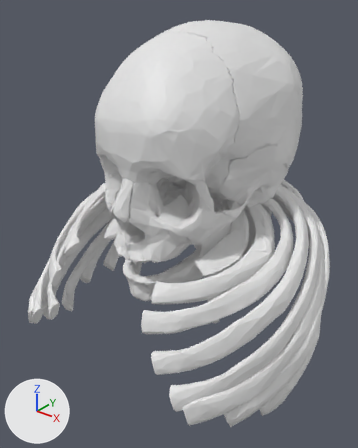
Renders of the glTF model assets/columna.glb from each side of a commit.
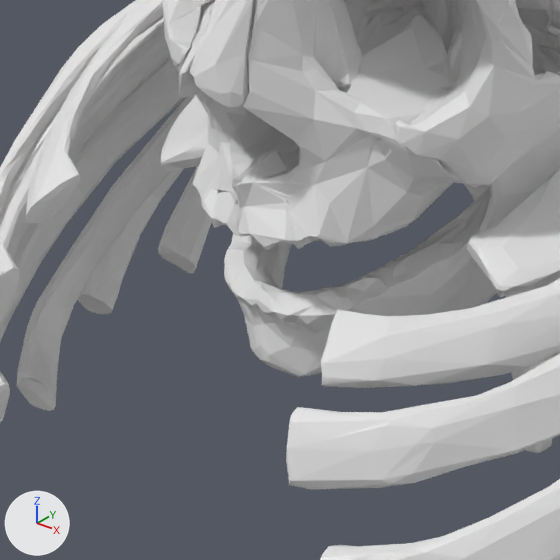
There are two pictures of each version: one whole from a 50 mm camera at (3.28, -4.49, 2.44) aimed at (-0.01, -0.38, -0.11), one close up on the part from 16% to 62% of the width and 42% to 79% of the height. Arrows for +X, +Y and +Z are at lower left; the lights stay in place. The older version's two pictures come first. Where no turn or scale is listed for an object, it has been applied to the vertices. Vertices at exactly the same position are counted once.

Objects in the first close-up: 'costillas-T1', 'costillas-T10', 'costillas-T2', 'costillas-T3', 'costillas-T4', 'costillas-T7', 'costillas-T8', 'costillas-T9', 'craneo', 'sacro' and 8 more.
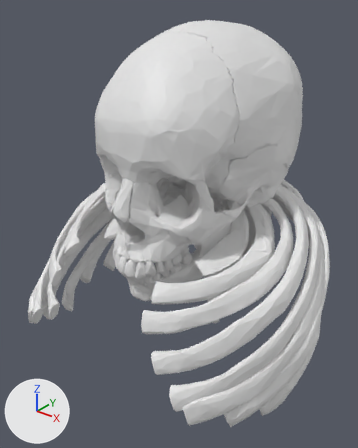
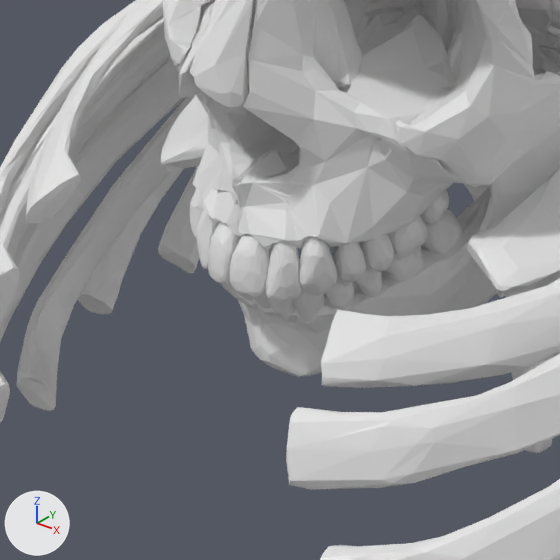
What differs and where, as boxes [x1, y1, x2, y2] in the close-ups (560 x 560 px):
part 1 of me_craneo, added
    after: [190, 188, 463, 321]

What the commit changed:
me_craneo is used by ob_craneo; location (-0.008, -0.036, 0.653).
me_craneo had 13063 vertices, 26128 faces and spanned x -1.01..1.01, y -1.39..1.39, z -1.43..1.43.
me_craneo now has 19068 vertices, 38017 faces and spans x -1.01..1.01, y -1.39..1.39, z -1.43..1.43.
me_craneo part 1: 6005 vertices added at x -0.44..0.44, y -1.29..-0.53, z -1.36..-0.59.
